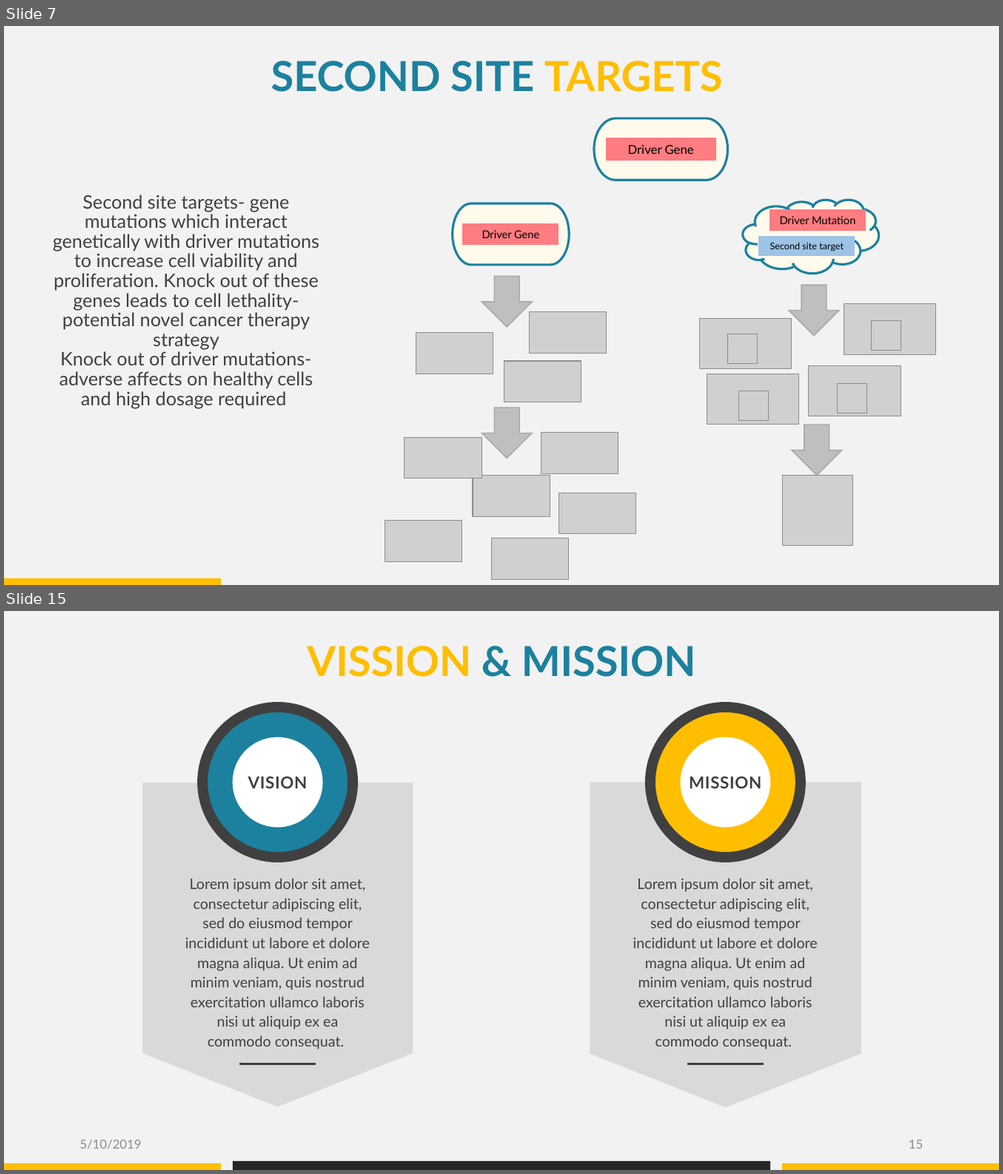
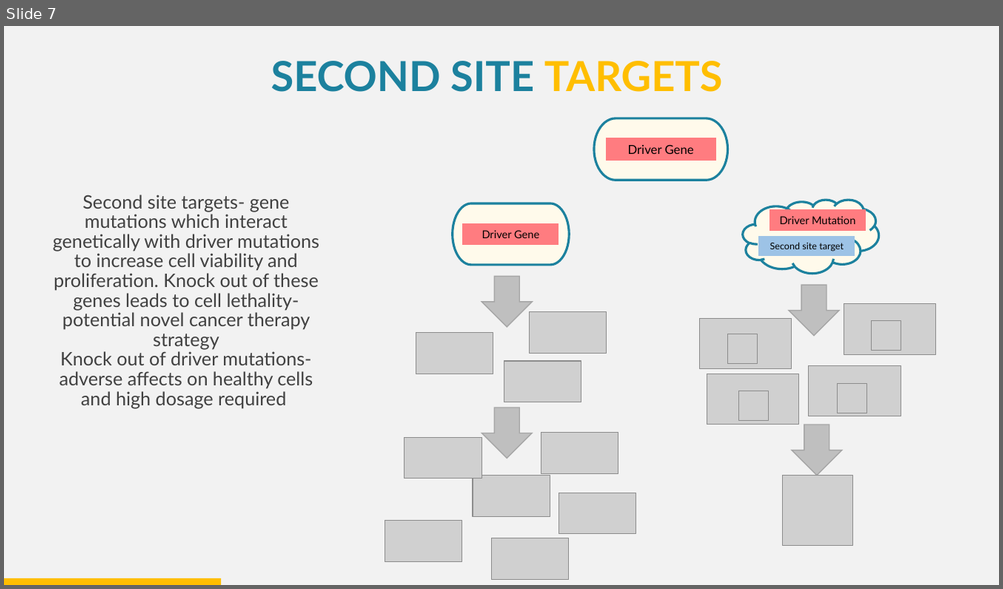
Before and after one commit to datascience-mobi/group-04-project-1-4, a slide deck: Folien Elias.pptx. Shown one above the other, each under a label of ours: slides 7 and 15 before the commit, slide 7 after it; the slides between them are not shown. The pictures are 1003x1174 and 1003x589 pixels, drawn with LibreOffice and Linux fonts; fonts in the diff are those of the drawing; grey boxes stand for pictures. Boxes give left, top, right and bottom in pixels: in the first picture for what was removed or moved away, otherwise in the second. Text is boxed around its words. In the diff, an @@ line names an element or a change of style, - is before the commit and + after.

```diff
--- a/Folien Elias.pptx
+++ b/Folien Elias.pptx
@@ slide 15 removed at (4, 611, 999, 1170), background #F2F2F2 @@
@@ text removed at (307, 646, 696, 677) @@
-VISSION & MISSION
@@ ellipse removed at (202, 707, 353, 857) @@
@@ ellipse removed at (650, 707, 800, 857) @@
@@ ellipse removed at (233, 737, 323, 827) @@
@@ ellipse removed at (680, 737, 770, 827) @@
@@ pentagon arrow removed at (142, 782, 412, 1108) @@
@@ text removed at (248, 776, 307, 789) @@
-VISION
@@ pentagon arrow removed at (590, 782, 861, 1108) @@
@@ text removed at (688, 776, 761, 789) @@
-MISSION
@@ text removed at (185, 878, 370, 1050) @@
-Lorem ipsum dolor sit amet, consectetur adipiscing elit, sed do eiusmod tempor incididunt ut labore et dolore magna aliqua. Ut enim ad minim veniam, quis nostrud exercitation ullamco laboris nisi ut aliquip ex ea commodo consequat.
@@ text removed at (633, 878, 817, 1050) @@
-Lorem ipsum dolor sit amet, consectetur adipiscing elit, sed do eiusmod tempor incididunt ut labore et dolore magna aliqua. Ut enim ad minim veniam, quis nostrud exercitation ullamco laboris nisi ut aliquip ex ea commodo consequat.
@@ line removed from (240, 1065) to (316, 1065) @@
@@ line removed from (688, 1065) to (763, 1065) @@
@@ text removed at (79, 1140, 141, 1150) @@
-5/10/2019
@@ page number removed at (908, 1140, 922, 1149) @@
-15
@@ rectangle removed at (4, 1164, 221, 1170) @@
@@ rectangle removed at (233, 1162, 769, 1170) @@
@@ rectangle removed at (782, 1164, 999, 1170) @@
```
Also in this commit, not shown: 13 slides changed, 4 slides added, 3 other slides removed.
